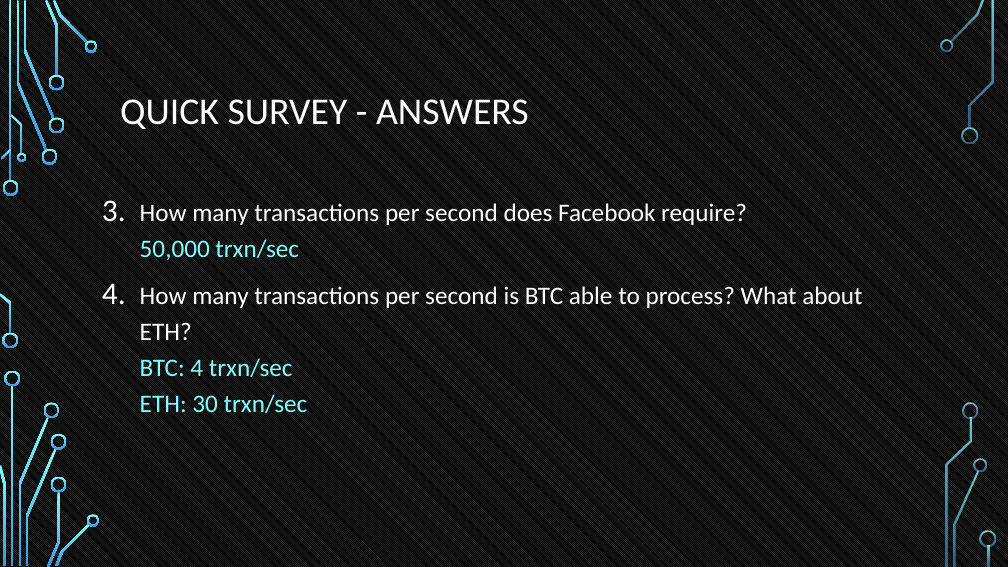
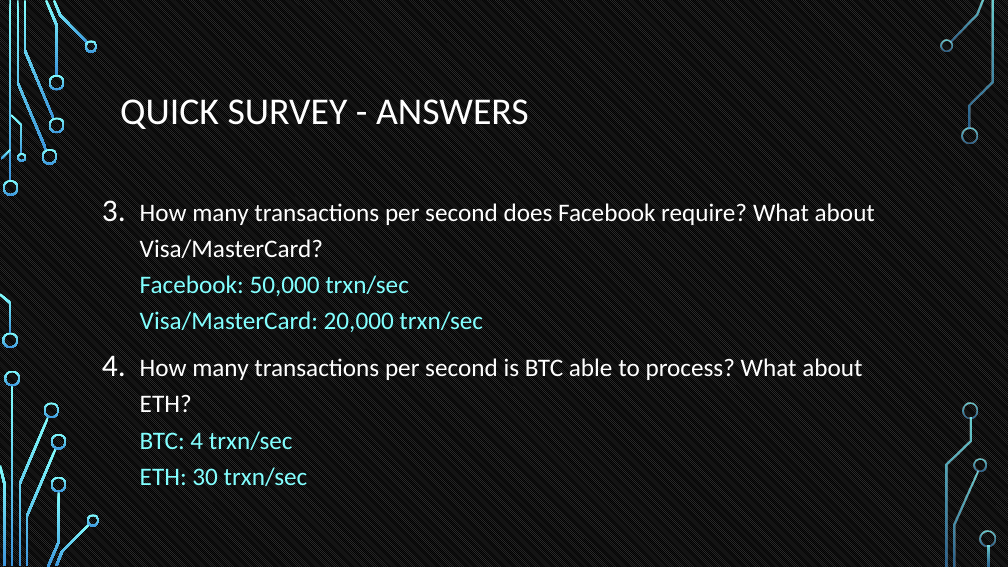
Before and after one commit to tokenika/tokenika.github.io, a slide deck: slide 8 of WarsawBlock.pptx. Drawn at 1008x567 pixels with LibreOffice and Linux fonts; fonts in the diff are those of the drawing; background and template pictures are left out. Boxes give left, top, right and bottom in pixels: in the first picture for what was removed or moved away, otherwise in the second. Text is boxed around its words. In the diff, an @@ line names an element or a change of style, - is before the commit and + after.

```diff
--- a/WarsawBlock.pptx
+++ b/WarsawBlock.pptx
@@ text at <box>140,203,875,332</box>: text changed @@
-3. How many transactions per second does Facebook require?
-  50,000 trxn/sec
+3. How many transactions per second does Facebook require? What about Visa/MasterCard?
+  Facebook: 50,000 trxn/sec
+  Visa/MasterCard: 20,000 trxn/sec
```
Also in this commit, not shown: 9 other slides changed, 1 other file.
